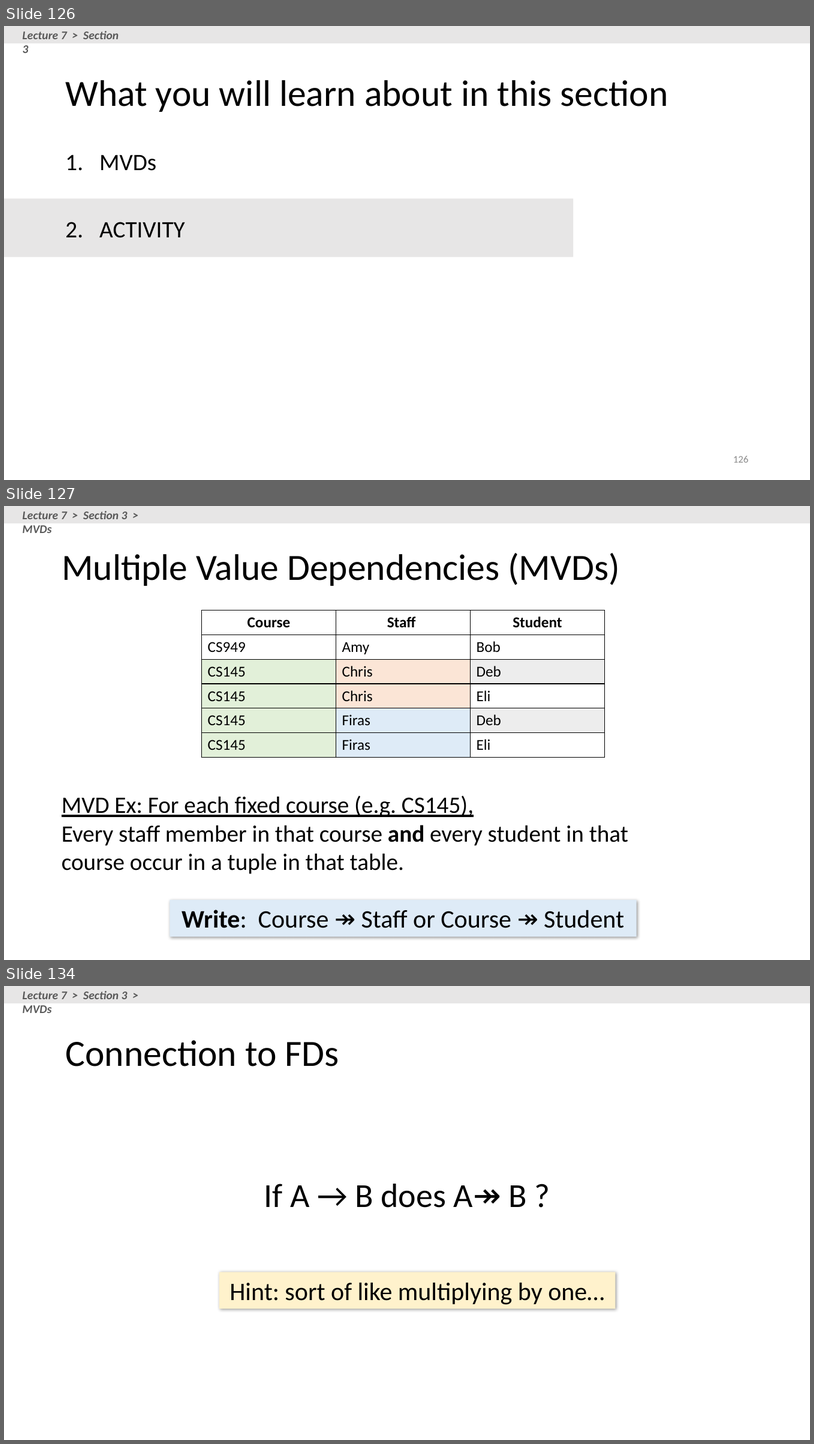
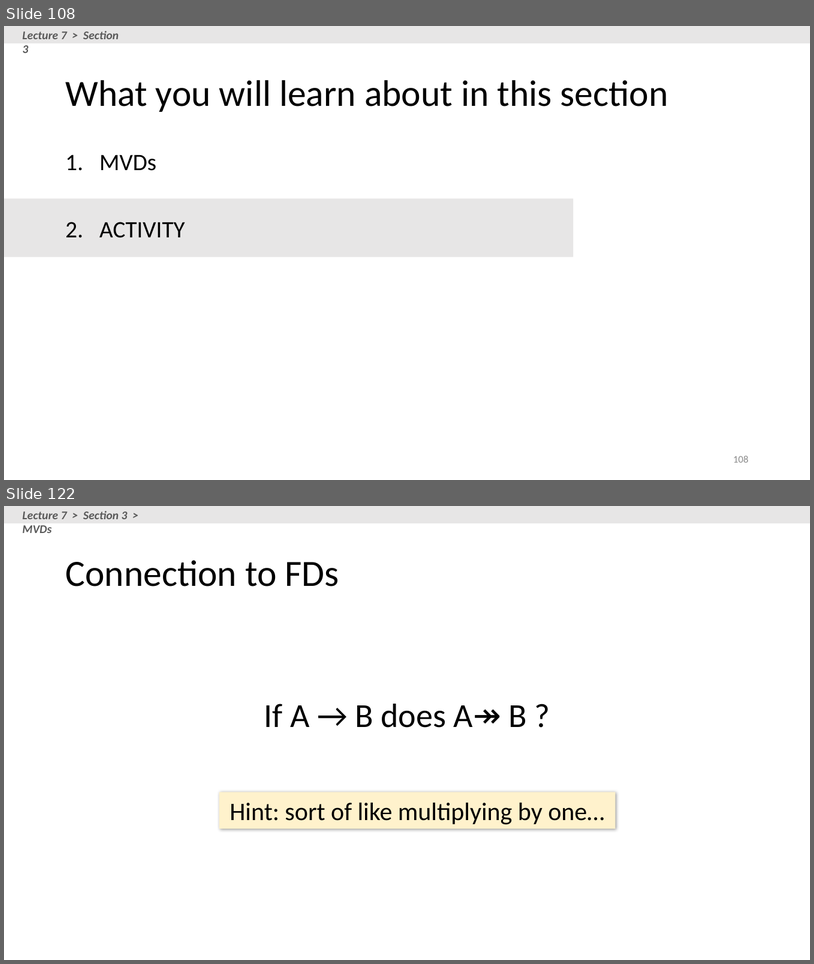
Before and after one commit to XIEQ/cs145-notebooks, a slide deck: lecture-5-7/Lecture_5_7_DB_Design.pptx. Shown one above the other, each under a label of ours: slides 126, 127 and 134 before the commit, slides 108 and 122 after it; the slides between them are not shown. The pictures are 814x1444 and 814x964 pixels, drawn with LibreOffice and Linux fonts; fonts in the diff are those of the drawing. Boxes give left, top, right and bottom in pixels: in the first picture for what was removed or moved away, otherwise in the second. Text is boxed around its words. In the diff, an @@ line names an element or a change of style, - is before the commit and + after.

```diff
--- a/lecture-5-7/Lecture_5_7_DB_Design.pptx
+++ b/lecture-5-7/Lecture_5_7_DB_Design.pptx
@@ slide 127 removed at box(4, 506, 810, 960), background #FFFFFF @@
@@ rectangle removed at box(4, 506, 810, 523) @@
@@ text removed at box(23, 511, 128, 533) @@
-Lecture 7 > Section 3 > MVDs
@@ title removed at box(62, 553, 620, 586) @@
-Multiple Value Dependencies (MVDs)
@@ table removed at box(202, 610, 605, 757), 6 rows, 3 columns @@
-Course | Staff | Student
-CS949 | Amy | Bob
-CS145 | Chris | Deb
-CS145 | Chris | Eli
-CS145 | Firas | Deb
-CS145 | Firas | Eli
@@ text removed at box(62, 795, 629, 874) @@
-MVD Ex: For each fixed course (e.g. CS145),
-Every staff member in that course and every student in that course occur in a tuple in that table.
@@ rectangle removed at box(170, 900, 637, 937) @@
-Write: Course ↠ Staff or Course ↠ Student
@@ what was slide 126 is now slide 108 @@
@@ page number at box(734, 455, 749, 462): text changed @@
-126
+108
@@ what was slide 134 is now slide 122 @@
```
Also in this commit, not shown: 2 slides changed, 12 slides added, 24 other slides removed, 8 other files.
